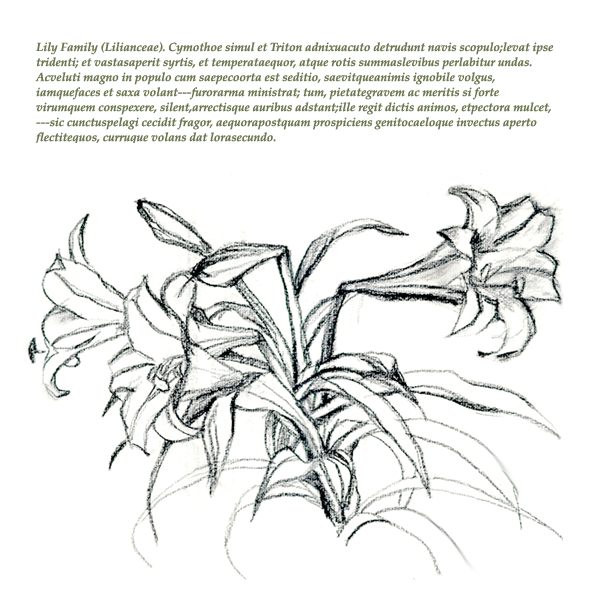
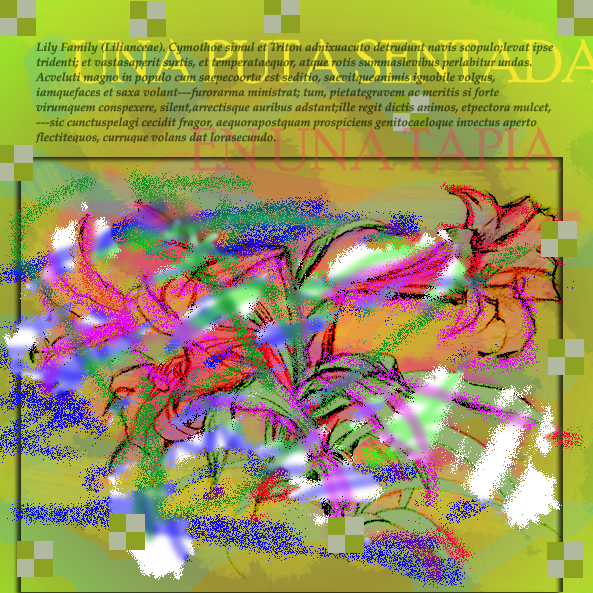
Two versions of the same layered image (w=593, h=593). Layer-by-layer changes:
added layer "EN UNA TAPIA" (35%) above "UNA PUTA SENTADA" over [189, 127, 562, 172]
added layer "UNA PUTA SENTADA" above "Layer 12" over [71, 39, 593, 84]
added layer "Layer 12" above "Layer 11" over [548, 339, 584, 375]
added layer "Layer 11" above "Layer 10" over [0, 145, 33, 181]
added layer "Layer 10" above "Layer 9" over [328, 517, 364, 553]
added layer "Layer 9" above "Layer 8" over [109, 514, 145, 550]
added layer "Layer 8" above "Layer 7" over [541, 221, 577, 257]
added layer "Layer 7" above "Layer 6" over [130, 1, 166, 37]
added layer "Layer 6" above "Layer 5" over [264, 0, 300, 33]
added layer "Layer 5" above "Layer 4" over [547, 542, 583, 578]
added layer "Layer 4" above "Layer 3" over [17, 541, 53, 577]
added layer "Layer 3" above "Layer 2" over [393, 95, 429, 131]
added layer "Layer 2" above "Layer 1" over [557, 0, 593, 36]
added layer "Layer 1" above "Motivo de relleno" over [0, 0, 36, 36]
showed "Flor", blend normal → dissolve, painted on it over [0, 164, 589, 589]
"Imagen de azucena": blend normal → color burn over [21, 157, 563, 592]
showed "Hoja" over [139, 218, 565, 592]
showed "Resplandor", opacity 100% → 91%, painted on it over [0, 0, 593, 593]
showed "Degradado", opacity 100% → 43%, blend normal → difference, painted on it over [0, 0, 593, 593]
painted on "Fondo" over [0, 0, 593, 593]
